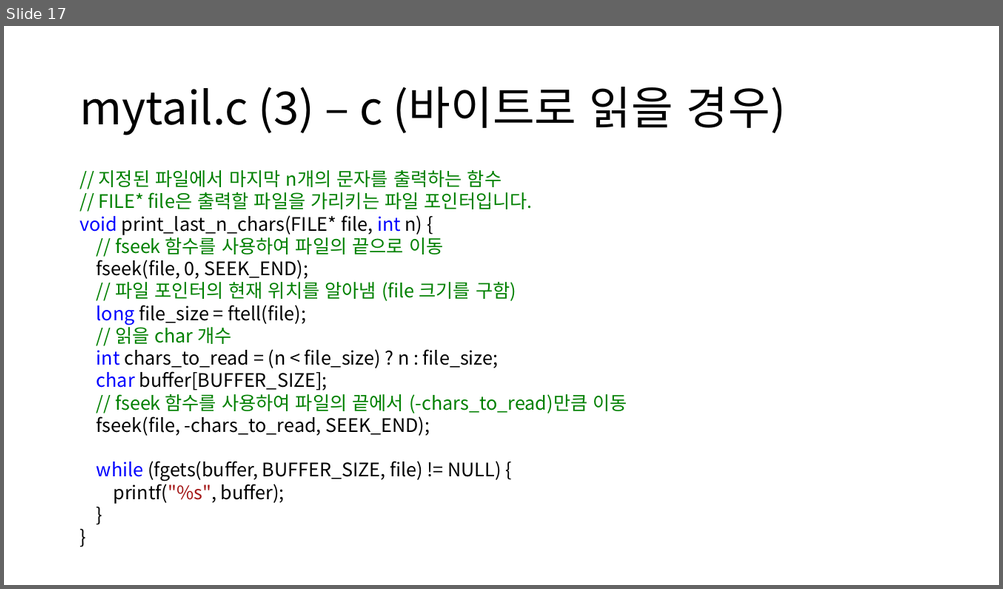
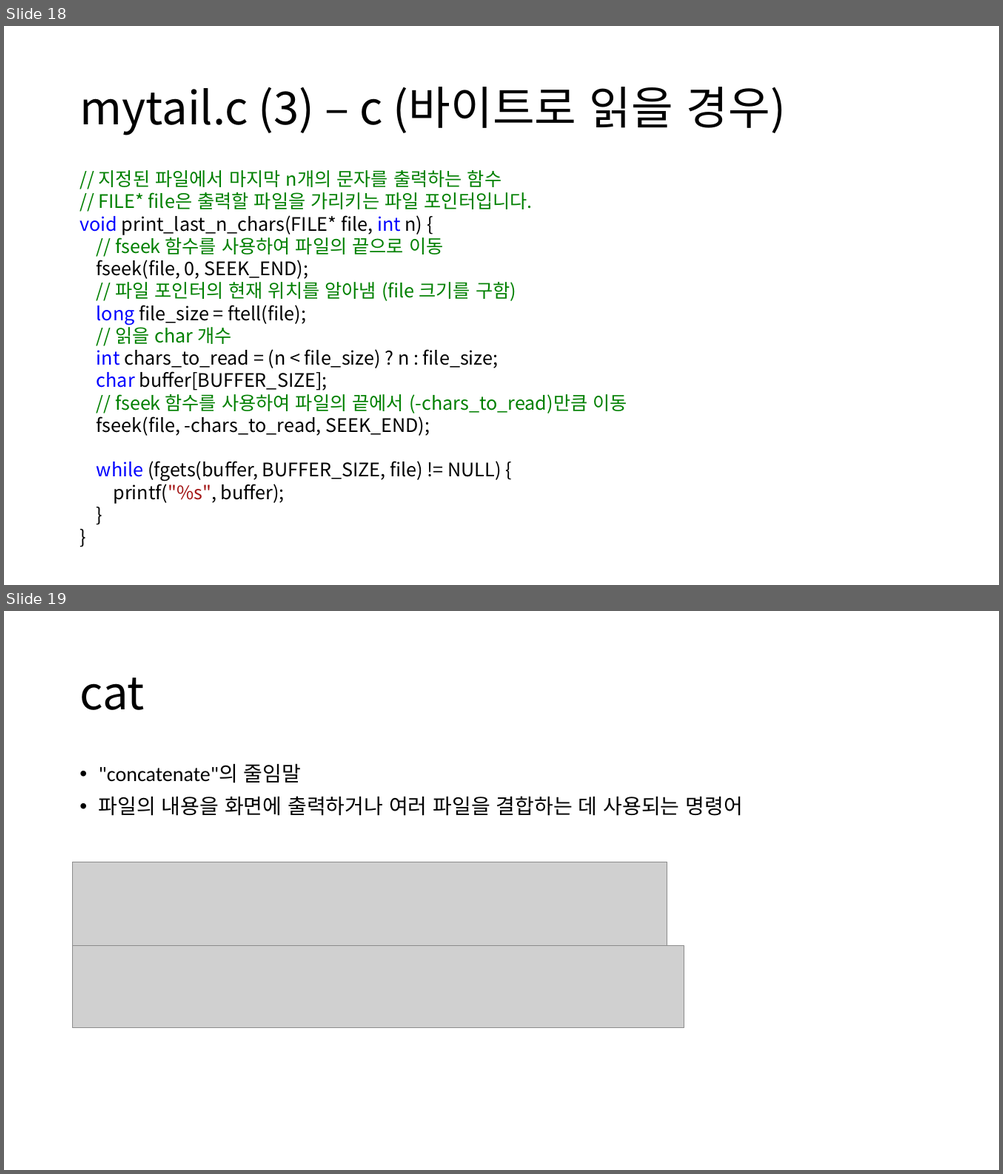
Before and after one commit to alscjf1329/SysP_3-1, a slide deck: Sys_final/SysP 기말.pptx. Shown one above the other, each under a label of ours: slide 17 before the commit, slides 18 and 19 after it. The pictures are 1003x589 and 1003x1174 pixels, drawn with LibreOffice and Linux fonts; fonts in the diff are those of the drawing; grey boxes stand for pictures. Boxes give left, top, right and bottom in pixels: in the first picture for what was removed or moved away, otherwise in the second. Text is boxed around its words. In the diff, an @@ line names an element or a change of style, - is before the commit and + after.

```diff
--- a/Sys_final/SysP 기말.pptx
+++ b/Sys_final/SysP 기말.pptx
@@ slide 19 added at [4, 611, 999, 1170], background #FFFFFF @@
@@ title added at [79, 678, 145, 710], 44 pt, text #000000 @@
+cat
@@ text added at [99, 763, 743, 816], 20 pt, text #000000 @@
+• "concatenate"의 줄임말
+• 파일의 내용을 화면에 출력하거나 여러 파일을 결합하는 데 사용되는 명령어
@@ picture added at [73, 863, 667, 948] @@
@@ picture added at [73, 946, 685, 1028] @@
@@ what was slide 17 is now slide 18 @@
```
Also in this commit, not shown: 1 slide changed, 2 other slides added, 2 slides removed.
